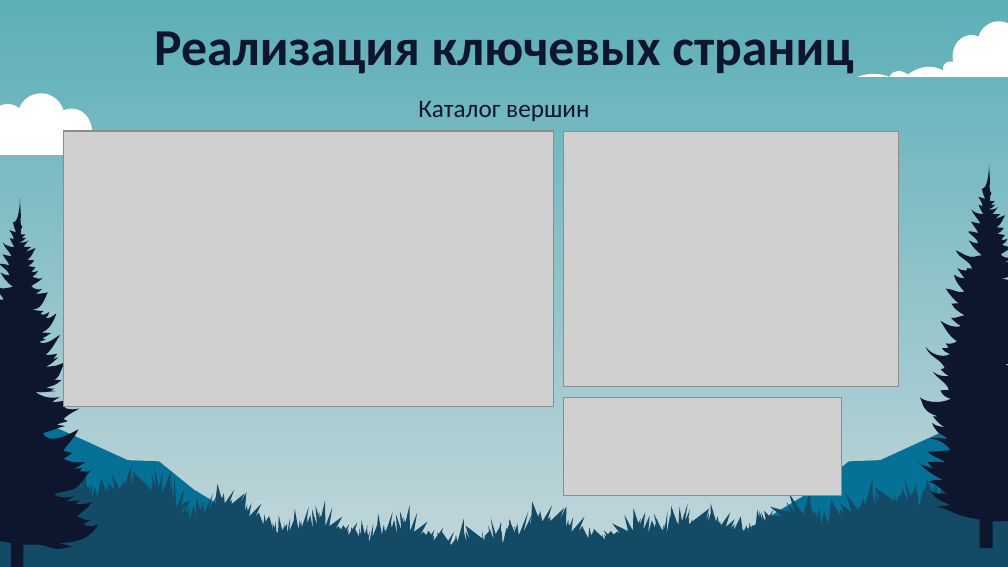
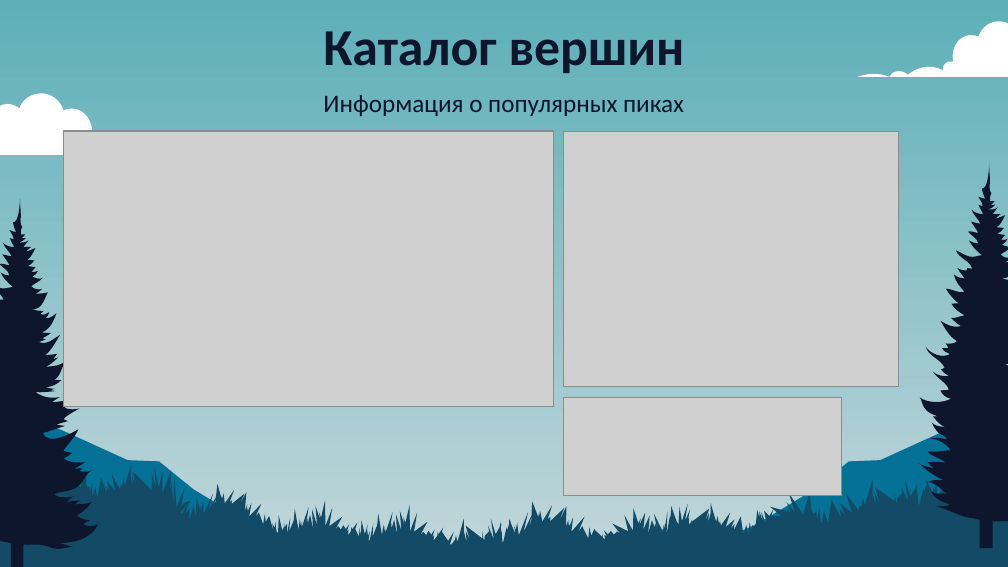
Before and after one commit to pepukcoder/peakish, a slide deck: slide 9 of report/Презентация_диплом_ООП_Апанасенко_Владислав_ПКС-2-23.pptx. Drawn at 1008x567 pixels with LibreOffice and Linux fonts; fonts in the diff are those of the drawing; grey boxes stand for pictures. Boxes give left, top, right and bottom in pixels: in the first picture for what was removed or moved away, otherwise in the second. Text is boxed around its words. In the diff, an @@ line names an element or a change of style, - is before the commit and + after.

```diff
--- a/report/Презентация_диплом_ООП_Апанасенко_Владислав_ПКС-2-23.pptx
+++ b/report/Презентация_диплом_ООП_Апанасенко_Владислав_ПКС-2-23.pptx
@@ title at bbox=[323, 31, 685, 73]: text changed @@
-Реализация ключевых страниц
+Каталог вершин
@@ text added at bbox=[323, 95, 684, 116], 18 pt, text #0D162C @@
+Информация о популярных пиках
@@ text removed at bbox=[418, 101, 589, 121] @@
-Каталог вершин
```
Also in this commit, not shown: 4 other slides changed, 3 other files.
